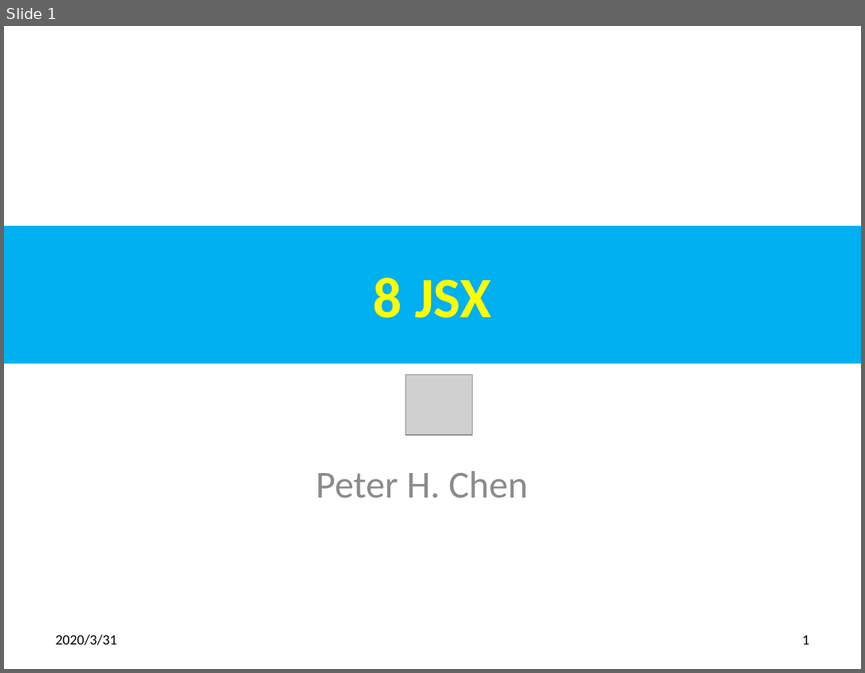
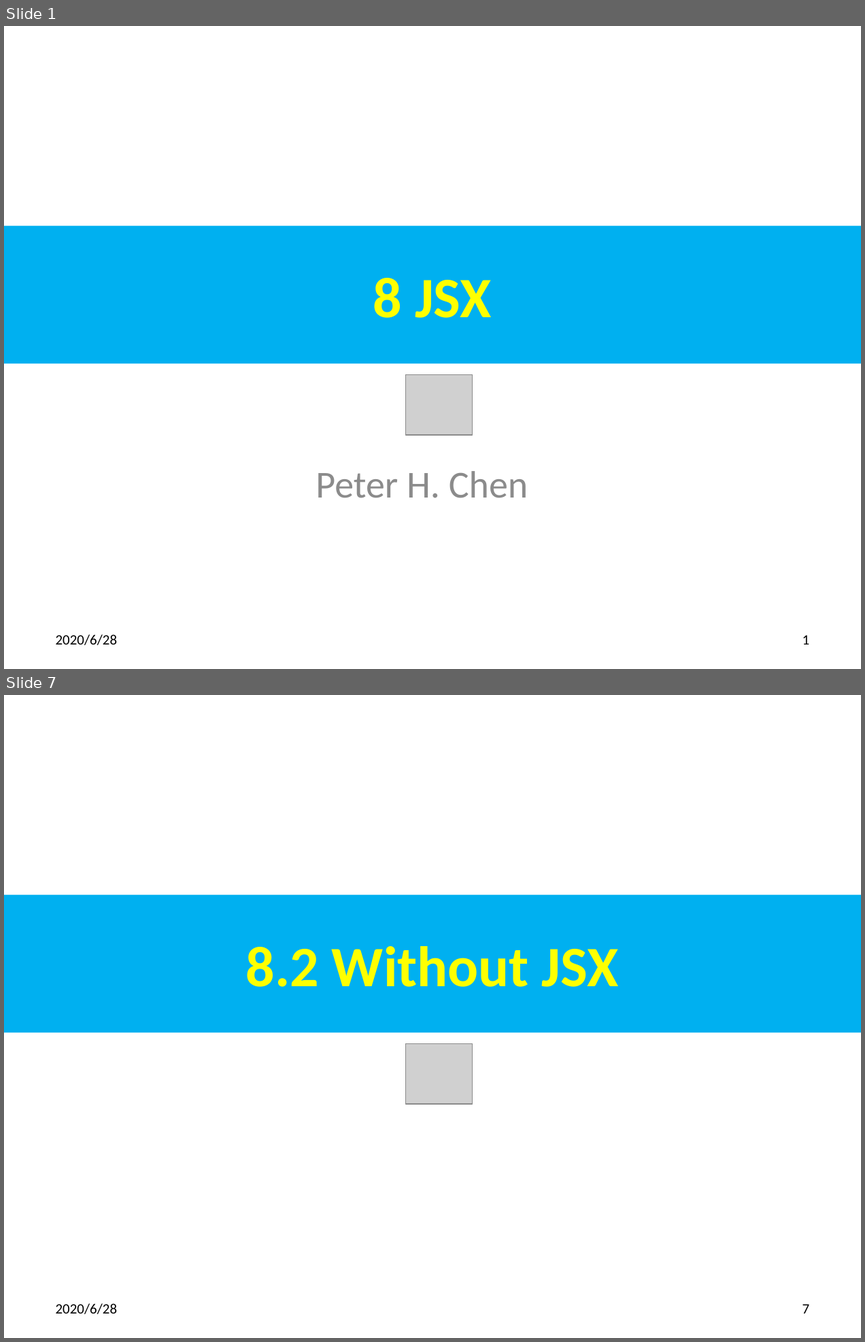
Before and after one commit to peterhchen/800-React-Hook, a slide deck: 08_JSX.pptx. Shown one above the other, each under a label of ours: slide 1 before the commit, slides 1 and 7 after it; the slides between them are not shown. The pictures are 865x673 and 865x1342 pixels, drawn with LibreOffice and Linux fonts; fonts in the diff are those of the drawing; grey boxes stand for pictures. Boxes give left, top, right and bottom in pixels: in the first picture for what was removed or moved away, otherwise in the second. Text is boxed around its words. In the diff, an @@ line names an element or a change of style, - is before the commit and + after.

```diff
--- a/08_JSX.pptx
+++ b/08_JSX.pptx
@@ slide 7 added at [4, 695, 861, 1338], background #FFFFFF @@
@@ title added at [4, 895, 861, 1032], fill #00B0F0, 48 pt, text #FFFF00, bold @@
+8.2 Without JSX
@@ picture added at [406, 1043, 473, 1103] @@
@@ text added at [56, 1303, 118, 1314], 12 pt, text #000000 @@
+2020/6/28
@@ page number added at [802, 1304, 810, 1313], 12 pt, text #000000 @@
+7
@@ slide 1 changed as well @@
@@ text at [56, 634, 118, 645]: text changed @@
-2020/3/31
+2020/6/28
```
Also in this commit, not shown: 7 other slides changed, 8 other slides added.
